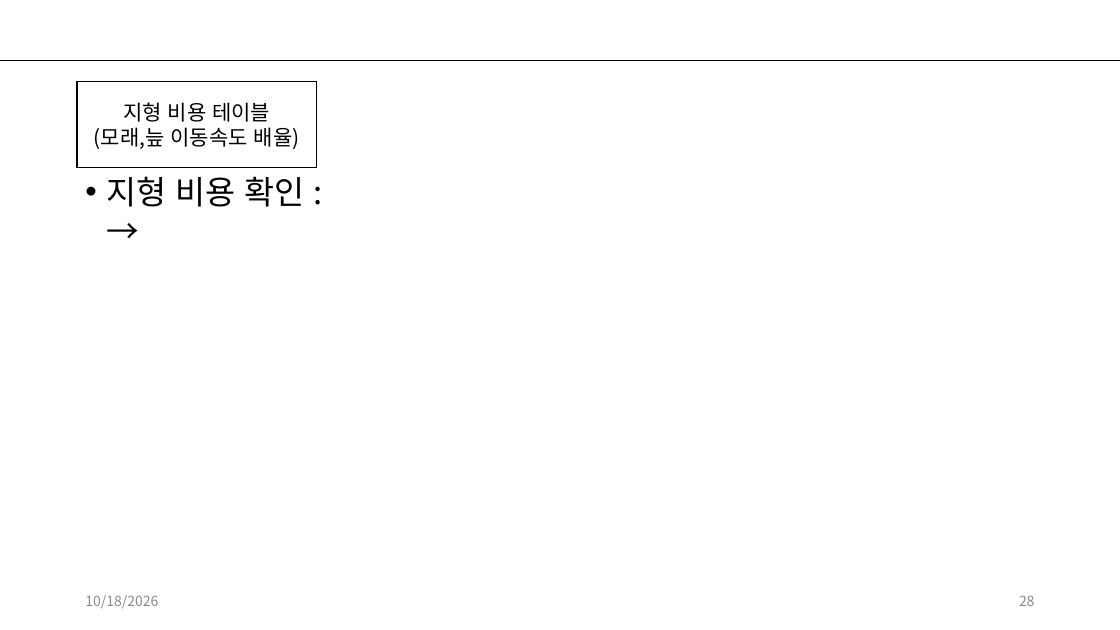
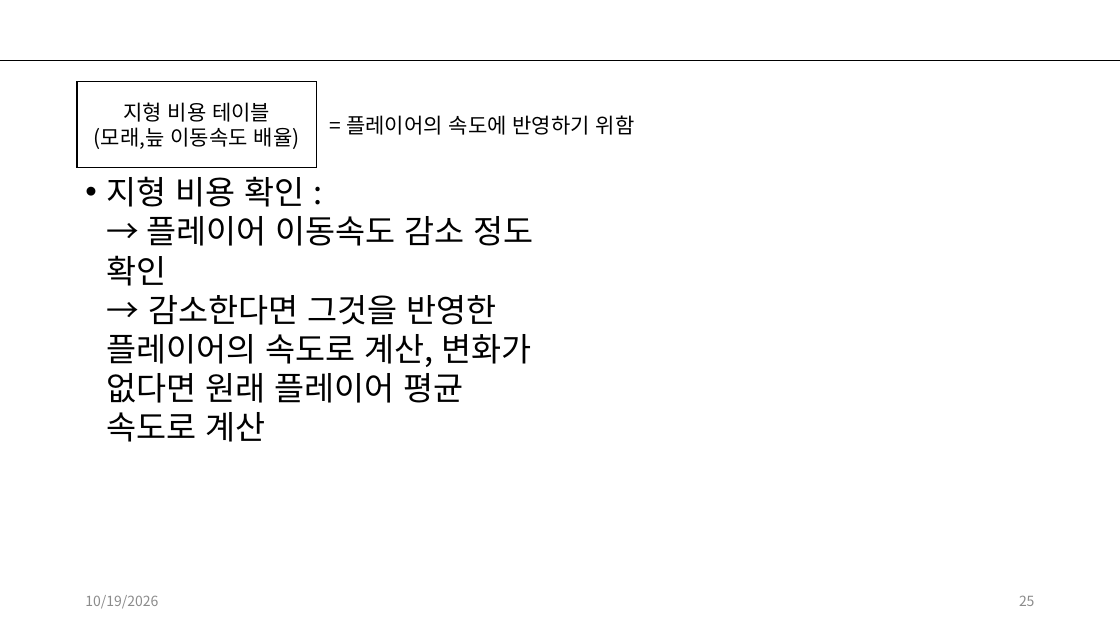
Before and after one commit to kwakyerin/2026_Graduation_Project, a slide deck: slide 25 of documents/HyunahKwon/design/designing/for_teammates/배트와 달트_기획.pptx (slide 28 before the commit). Drawn at 1120x630 pixels with LibreOffice and Linux fonts; fonts in the diff are those of the drawing. Boxes give left, top, right and bottom in pixels: in the first picture for what was removed or moved away, otherwise in the second. Text is boxed around its words. In the diff, an @@ line names an element or a change of style, - is before the commit and + after.

Commit message:
경로AI 찾는 법 세부작성
시각화 예정-> 이후 가능하다면 임시 데이터를 넣은 예시 작성 예정

```diff
--- a/documents/HyunahKwon/design/designing/for_teammates/배트와 달트_기획.pptx
+++ b/documents/HyunahKwon/design/designing/for_teammates/배트와 달트_기획.pptx
@@ text added at (346,115,635,135), 18 pt, text #000000 @@
+= 플레이어의 속도에 반영하기 위함
@@ text at (106,176,534,442): text changed @@
-• 지형 비용 확인 :
-  →
+• 지형 비용 확인 :
+  → 플레이어 이동속도 감소 정도 확인
+  → 감소한다면 그것을 반영한 플레이어의 속도로 계산, 변화가 없다면 원래 플레이어 평균 속도로 계산
@@ page number at (1019,595,1035,606): text changed @@
-28
+25
```
Also in this commit, not shown: 50 other slides changed, 2 slides added, 1 slide removed, 2 other files.
